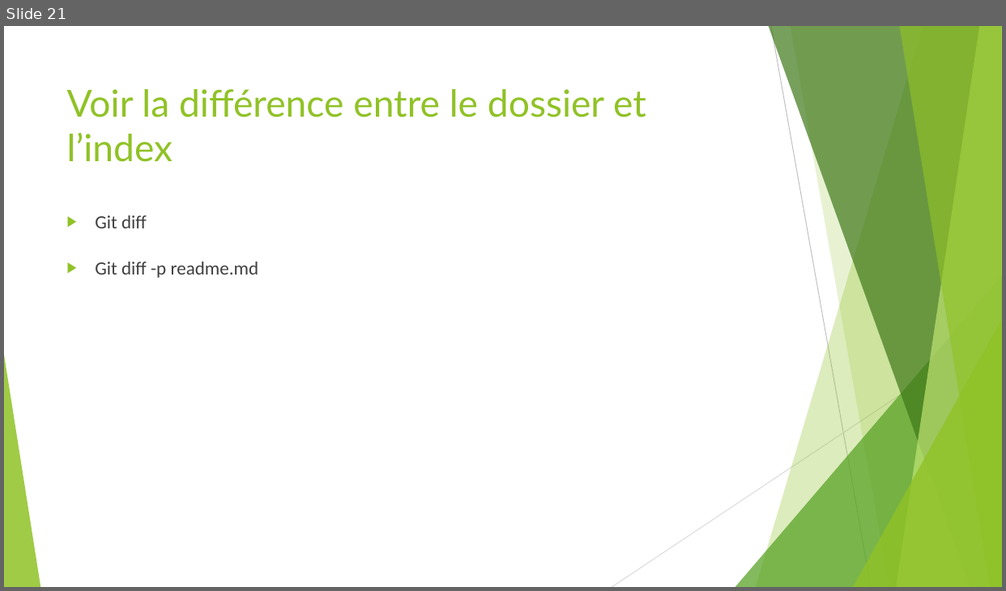
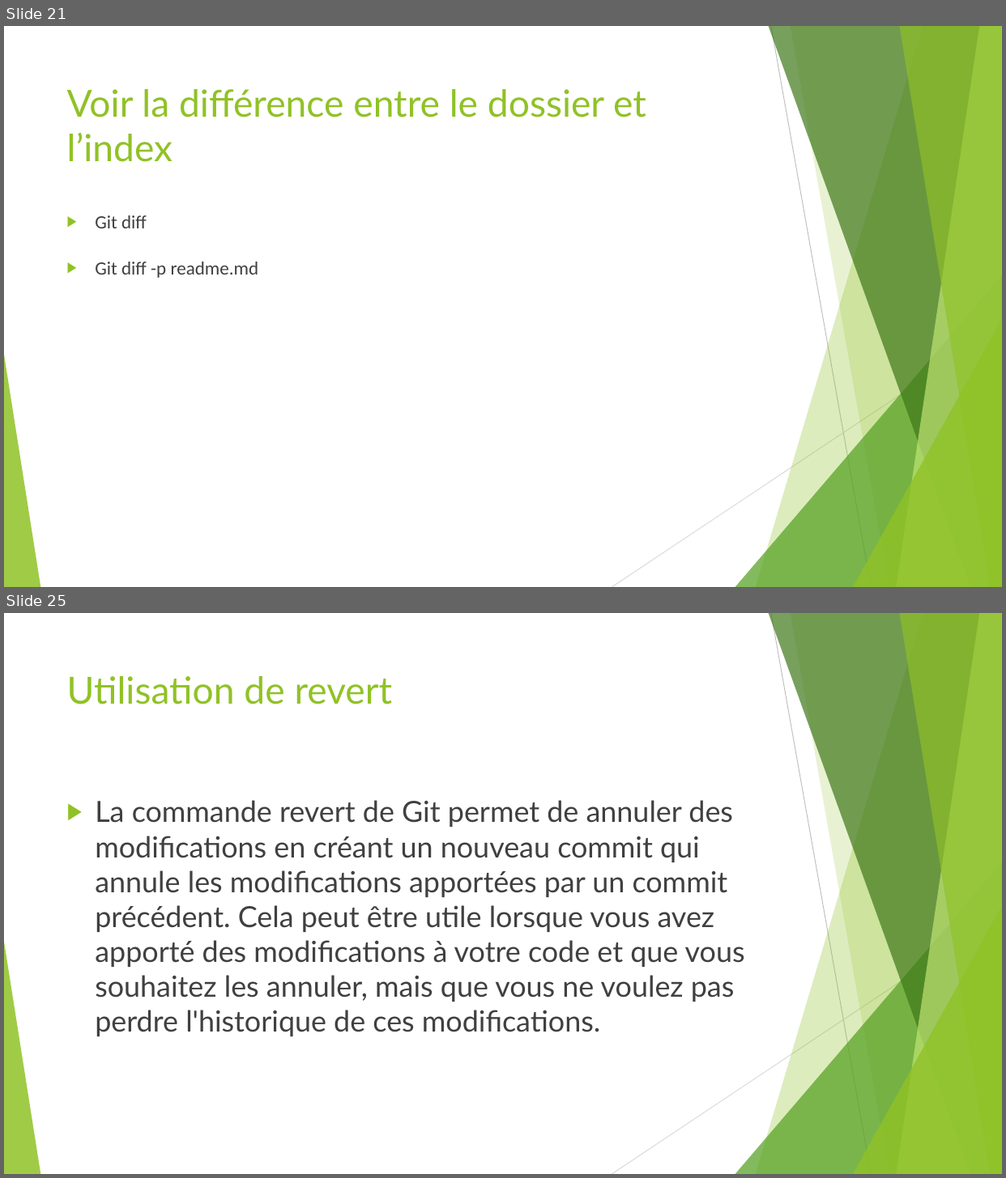
Before and after one commit to ousrah/DEV202, a slide deck: Adopter l'approche Agile/Formation Git.pptx. Shown one above the other, each under a label of ours: slide 21 before the commit, slides 21 and 25 after it; the slides between them are not shown. The pictures are 1006x591 and 1006x1178 pixels, drawn with LibreOffice and Linux fonts; fonts in the diff are those of the drawing. Boxes give left, top, right and bottom in pixels: in the first picture for what was removed or moved away, otherwise in the second. Text is boxed around its words. In the diff, an @@ line names an element or a change of style, - is before the commit and + after.

```diff
--- a/Adopter l'approche Agile/Formation Git.pptx
+++ b/Adopter l'approche Agile/Formation Git.pptx
@@ slide 25 added at bbox=[4, 613, 1002, 1174], background #FFFFFF; not listed: 10 template elements that a slide beside it also shows @@
@@ title added at bbox=[67, 676, 393, 705], 36 pt, text #90C226 @@
+Utilisation de revert
@@ text added at bbox=[95, 800, 745, 1037], 28 pt, text #404040 @@
+▶ La commande revert de Git permet de annuler des modifications en créant un nouveau commit qui annule les modifications apportées par un commit précédent. Cela peut être utile lorsque vous avez apporté des modifications à votre code et que vous souhaitez les annuler, mais que vous ne voulez pas perdre l'historique de ces modifications.
```
Also in this commit, not shown: 10 other slides added, 3 other files.
